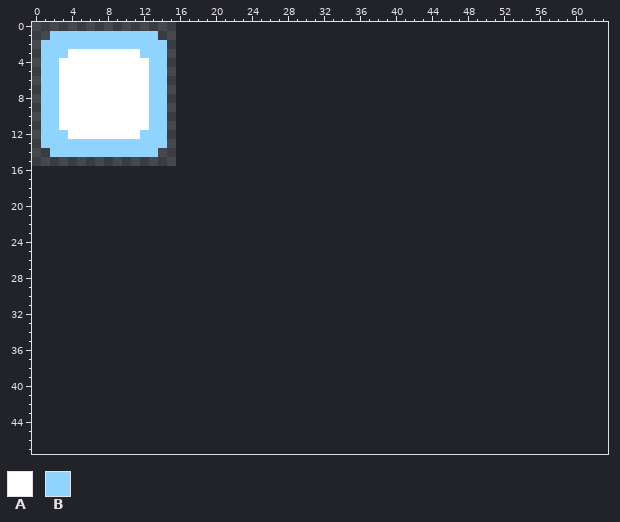
Pixel-art file -- assets/gui/box.aseprite. Above: the version before the commit.
16x16 pixels, 1 frame. The old version is drawn lined up with the new one, on the new canvas.
Palette (. is transparent): A #ffffff  B #8fd3ff
Pixels before (only the part around the change), first column x 0:
 0 ................................................................
 1 ..BBBBBBBBBBBB..................................................
 2 .BBBBBBBBBBBBBB.................................................
 3 .BBBAAAAAAAABBB.................................................
 4 .BBAAAAAAAAAABB.................................................
 5 .BBAAAAAAAAAABB.................................................
 6 .BBAAAAAAAAAABB.................................................
 7 .BBAAAAAAAAAABB.................................................
 8 .BBAAAAAAAAAABB.................................................
 9 .BBAAAAAAAAAABB.................................................
10 .BBAAAAAAAAAABB.................................................
11 .BBAAAAAAAAAABB.................................................
12 .BBBAAAAAAAABBB.................................................
13 .BBBBBBBBBBBBBB.................................................
14 ..BBBBBBBBBBBB..................................................
15 ................................................................
16 ................................................................
17 ................................................................
18 ................................................................
19 ................................................................
20 ................................................................
21 ................................................................
22 ................................................................
23 ................................................................
24 ................................................................
25 ................................................................
26 ................................................................
27 ................................................................
28 ................................................................
29 ................................................................
30 ................................................................
31 ................................................................
32 ................................................................
33 ................................................................
34 ................................................................
35 ................................................................
36 ................................................................
37 ................................................................
38 ................................................................
39 ................................................................
40 ................................................................
41 ................................................................
42 ................................................................
43 ................................................................
44 ................................................................
45 ................................................................
46 ................................................................
47 ................................................................
And afterwards:
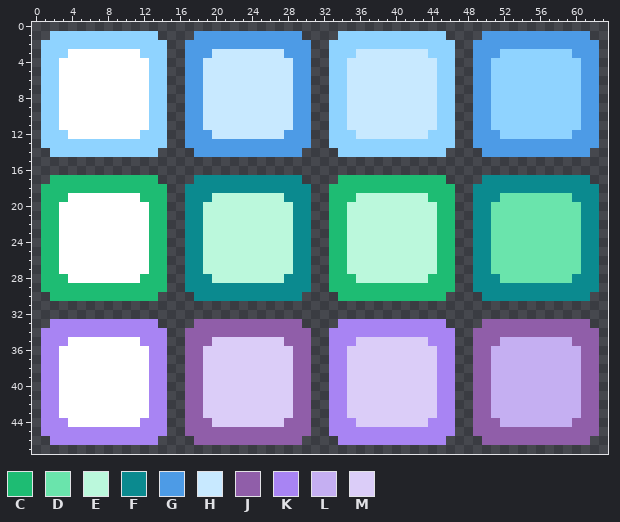
Colours new in this view: C #1ebc73  D #6ae4ac  E #bbf8dc  F #0b8a8f  G #4d9be6  H #c8e9ff  J #905ea9  K #a884f3  L #c5aff2  M #dbcdf8
What changed:
canvas 16x16 -> 64x48
Colour A is added in row 19 at x 4 to 11; in rows 20 to 27 at x 3 to 12; in row 28 at x 4 to 11; in row 35 at x 4 to 11; in rows 36 to 43 at x 3 to 12; in row 44 at x 4 to 11.
Colour B is added in row 1 at x 34 to 45; in row 2 at x 33 to 46; in row 3 at x 33 to 35, 44 to 46 and 52 to 59; in rows 4 to 11 at x 33 to 34, 45 to 46 and 51 to 60; in row 12 at x 33 to 35, 44 to 46 and 52 to 59; in row 13 at x 33 to 46.
Colour B is added in row 14 at x 34 to 45.
Colour C is added in row 17 at x 2 to 13 and 34 to 45; in row 18 at x 1 to 14 and 33 to 46; in row 19 at x 1 to 3, 12 to 14, 33 to 35 and 44 to 46; in rows 20 to 27 at x 1 to 2, 13 to 14, 33 to 34 and 45 to 46; in row 28 at x 1 to 3, 12 to 14, 33 to 35 and 44 to 46; in row 29 at x 1 to 14 and 33 to 46.
Colour C is added in row 30 at x 2 to 13 and 34 to 45.
Colour D is added in row 19 at x 52 to 59; in rows 20 to 27 at x 51 to 60; in row 28 at x 52 to 59.
Colour E is added in row 19 at x 20 to 27 and 36 to 43; in rows 20 to 27 at x 19 to 28 and 35 to 44; in row 28 at x 20 to 27 and 36 to 43.
Colour F is added in row 17 at x 18 to 29 and 50 to 61; in row 18 at x 17 to 30 and 49 to 62; in row 19 at x 17 to 19, 28 to 30, 49 to 51 and 60 to 62; in rows 20 to 27 at x 17 to 18, 29 to 30, 49 to 50 and 61 to 62; in row 28 at x 17 to 19, 28 to 30, 49 to 51 and 60 to 62; in row 29 at x 17 to 30 and 49 to 62.
Colour F is added in row 30 at x 18 to 29 and 50 to 61.
Colour G is added in row 1 at x 18 to 29 and 50 to 61; in row 2 at x 17 to 30 and 49 to 62; in row 3 at x 17 to 19, 28 to 30, 49 to 51 and 60 to 62; in rows 4 to 11 at x 17 to 18, 29 to 30, 49 to 50 and 61 to 62; in row 12 at x 17 to 19, 28 to 30, 49 to 51 and 60 to 62; in row 13 at x 17 to 30 and 49 to 62.
Colour G is added in row 14 at x 18 to 29 and 50 to 61.
Colour H is added in row 3 at x 20 to 27 and 36 to 43; in rows 4 to 11 at x 19 to 28 and 35 to 44; in row 12 at x 20 to 27 and 36 to 43.
Colour J is added in row 33 at x 18 to 29 and 50 to 61; in row 34 at x 17 to 30 and 49 to 62; in row 35 at x 17 to 19, 28 to 30, 49 to 51 and 60 to 62; in rows 36 to 43 at x 17 to 18, 29 to 30, 49 to 50 and 61 to 62; in row 44 at x 17 to 19, 28 to 30, 49 to 51 and 60 to 62; in row 45 at x 17 to 30 and 49 to 62.
Colour J is added in row 46 at x 18 to 29 and 50 to 61.
Colour K is added in row 33 at x 2 to 13 and 34 to 45; in row 34 at x 1 to 14 and 33 to 46; in row 35 at x 1 to 3, 12 to 14, 33 to 35 and 44 to 46; in rows 36 to 43 at x 1 to 2, 13 to 14, 33 to 34 and 45 to 46; in row 44 at x 1 to 3, 12 to 14, 33 to 35 and 44 to 46; in row 45 at x 1 to 14 and 33 to 46.
Colour K is added in row 46 at x 2 to 13 and 34 to 45.
Colour L is added in row 35 at x 52 to 59; in rows 36 to 43 at x 51 to 60; in row 44 at x 52 to 59.
Colour M is added in row 35 at x 20 to 27 and 36 to 43; in rows 36 to 43 at x 19 to 28 and 35 to 44; in row 44 at x 20 to 27 and 36 to 43.
Boxes around the changes in both pictures, in picture pixels (x1, y1, x2, y2):
added: (41, 31, 599, 445)
